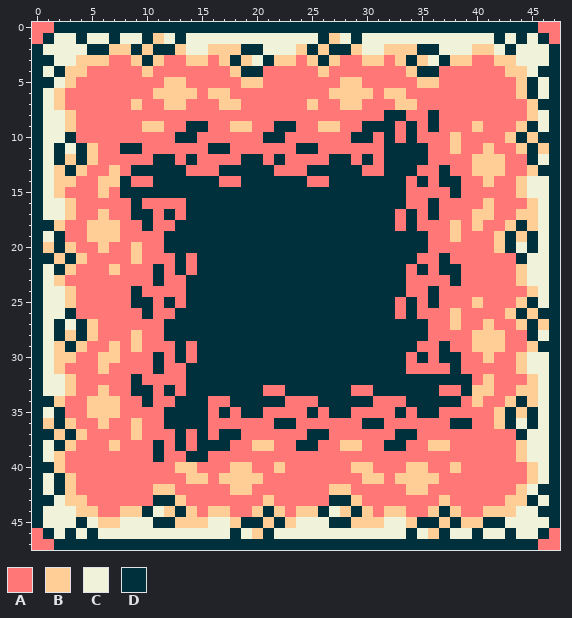
File history of a pixel-art file, sources/tiles.aseprite. The first picture shows the starting point.
48x48 pixels, 1 frame.
Palette (. is transparent): A #ff7777  B #ffce96  C #f1f2da  D #00303b
The result:
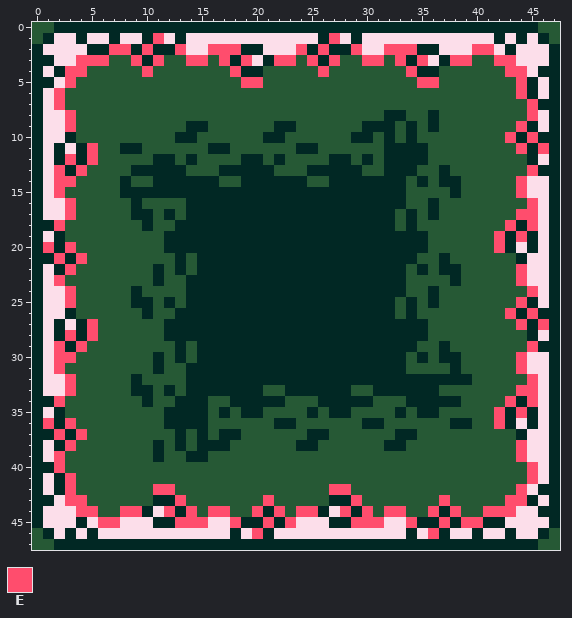
Colours new in this view: E #ff4d6d
The exact change:
Colour A changes from #ff7777 to #265935.
Colour C changes from #f1f2da to #fcdeea.
Colour D changes from #00303b to #012824.
Colour B gives way to colour A in row 5 at x 12 to 13 and 28 to 29; in row 6 at x 11 to 14, 16 to 17, 27 to 30 and 32 to 33; in row 7 at x 9, 12 to 13, 17 to 18, 25, 28 to 29 and 33 to 34; in row 9 at x 10 to 11, 18 to 19, 26 to 27 and 40; in row 10 at x 38; in row 11 at x 38 and 41.
Colour B gives way to colour A in row 12 at x 40 to 42; in row 13 at x 7 and 40 to 42; in row 14 at x 6 to 7 and 41; in row 15 at x 6; in row 16 at x 41; in row 17 at x 6 and 40 to 41.
Colour B gives way to colour A in row 18 at x 5 to 7, 38 and 40; in row 19 at x 5 to 7 and 38; in row 20 at x 6 and 9; in row 21 at x 9; in row 22 at x 7; in row 25 at x 40.
Colour B gives way to colour A in row 26 at x 38; in row 27 at x 38 and 41; in row 28 at x 9 and 40 to 42; in row 29 at x 7, 9 and 40 to 42; in row 30 at x 6 to 7 and 41; in row 31 at x 6.
Colour B gives way to colour A in row 32 at x 41; in row 33 at x 6 and 40 to 41; in row 34 at x 5 to 7 and 40; in row 35 at x 5 to 7; in row 36 at x 6 and 9; in row 37 at x 9.
Colour B gives way to colour A in row 38 at x 7, 20 to 21, 28 to 29 and 36 to 37; in row 40 at x 13 to 14, 18 to 19, 22, 29 to 30, 34 to 35 and 38; in row 41 at x 14 to 15, 17 to 20, 30 to 31 and 33 to 36; in row 42 at x 18 to 19 and 34 to 35.
Colour D gives way to colour A in row 33 at x 39.
Colour B gives way to colour E in row 1 at x 11 and 27; in row 2 at x 7 to 8, 10, 13, 16 to 18, 24, 26, 29, 32 to 34 and 40 to 41; in row 3 at x 4 to 6, 9, 11, 14 to 15, 17, 19, 22 to 23, 25, 27, 30 to 31, 33, 35, 38 to 39 and 42 to 43; in row 4 at x 3 to 4, 10, 18, 26, 34 and 43 to 44; in row 5 at x 3, 19 to 20, 35 to 36 and 44; in row 6 at x 2 and 44.
Colour B gives way to colour E in row 7 at x 2 and 45; in row 8 at x 3 and 45; in row 9 at x 3 and 44; in row 10 at x 43 and 45; in row 11 at x 5, 44 and 46; in row 12 at x 3 and 5.
Colour B gives way to colour E in row 13 at x 2, 4 and 45; in row 14 at x 2 to 3 and 44; in row 15 at x 2 and 44; in row 16 at x 3 and 45; in row 17 at x 3 and 44 to 45; in row 18 at x 2, 43 and 45.
Colour B gives way to colour E in row 19 at x 42 and 44; in row 20 at x 1, 3 and 42; in row 21 at x 2 and 4; in row 22 at x 3 and 44; in row 23 at x 2 and 44; in row 24 at x 3 and 45.
Colour B gives way to colour E in row 25 at x 3 and 44; in row 26 at x 43 and 45; in row 27 at x 5, 44 and 46; in row 28 at x 3 and 5; in row 29 at x 2, 4 and 45; in row 30 at x 2 to 3 and 44.
Colour B gives way to colour E in row 31 at x 2 and 44; in row 32 at x 3 and 45; in row 33 at x 3 and 44 to 45; in row 34 at x 2, 43 and 45; in row 35 at x 42 and 44; in row 36 at x 1, 3 and 42.
Colour B gives way to colour E in row 37 at x 2 and 4; in row 38 at x 3 and 44; in row 39 at x 2 and 44; in row 40 at x 2 and 45; in row 41 at x 3 and 45; in row 42 at x 3, 11 to 12, 27 to 28 and 44.
Colour B gives way to colour E in row 43 at x 3 to 4, 13, 21, 29, 37 and 43 to 44; in row 44 at x 4 to 5, 8 to 9, 12, 14, 16 to 17, 20, 22, 24 to 25, 28, 30, 32 to 33, 36, 38 and 41 to 43; in row 45 at x 6 to 7, 13 to 15, 18, 21, 23, 29 to 31, 34, 37 and 39 to 40; in row 46 at x 20 and 36.
Boxes around the changes in both pictures, in picture pixels (x1, y1, x2, y2):
changed: (32, 22, 560, 550)
